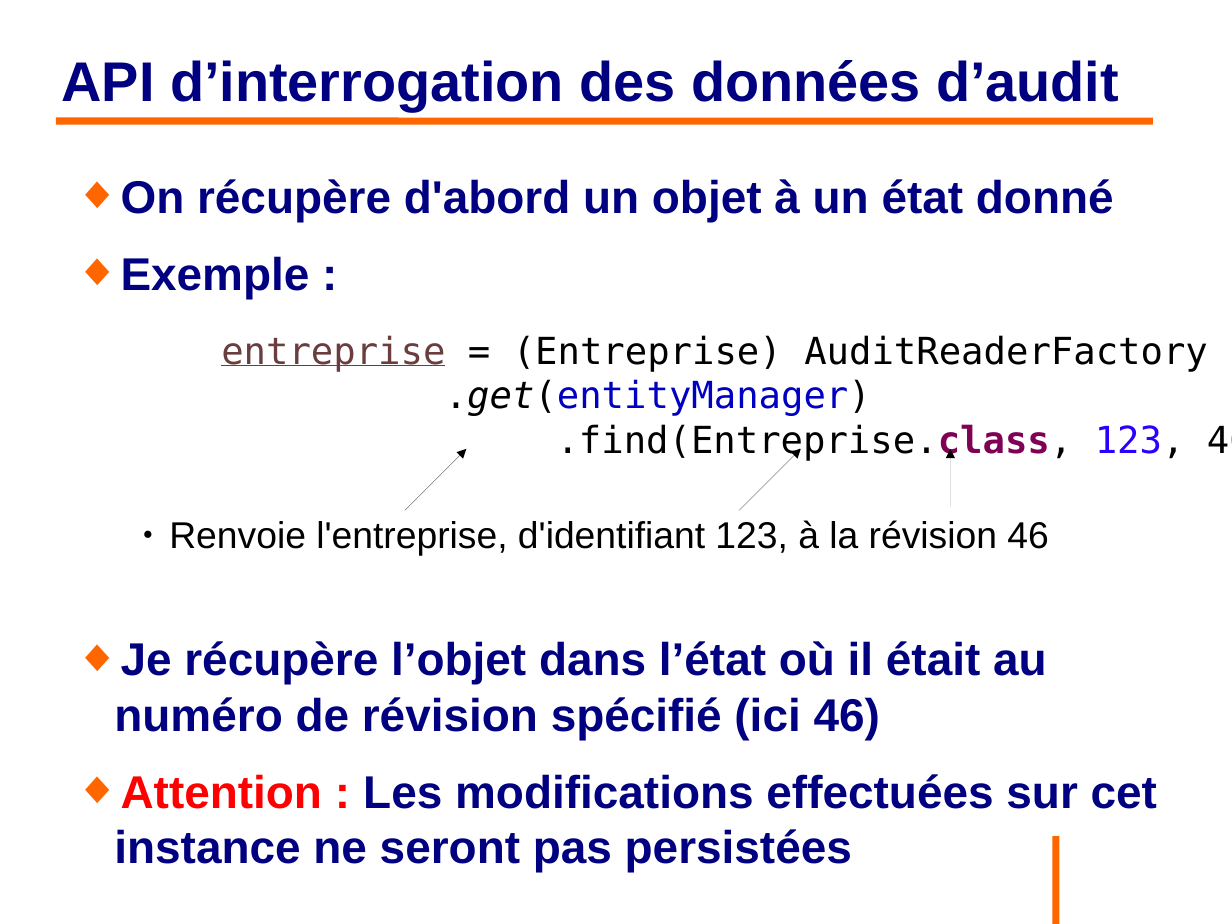
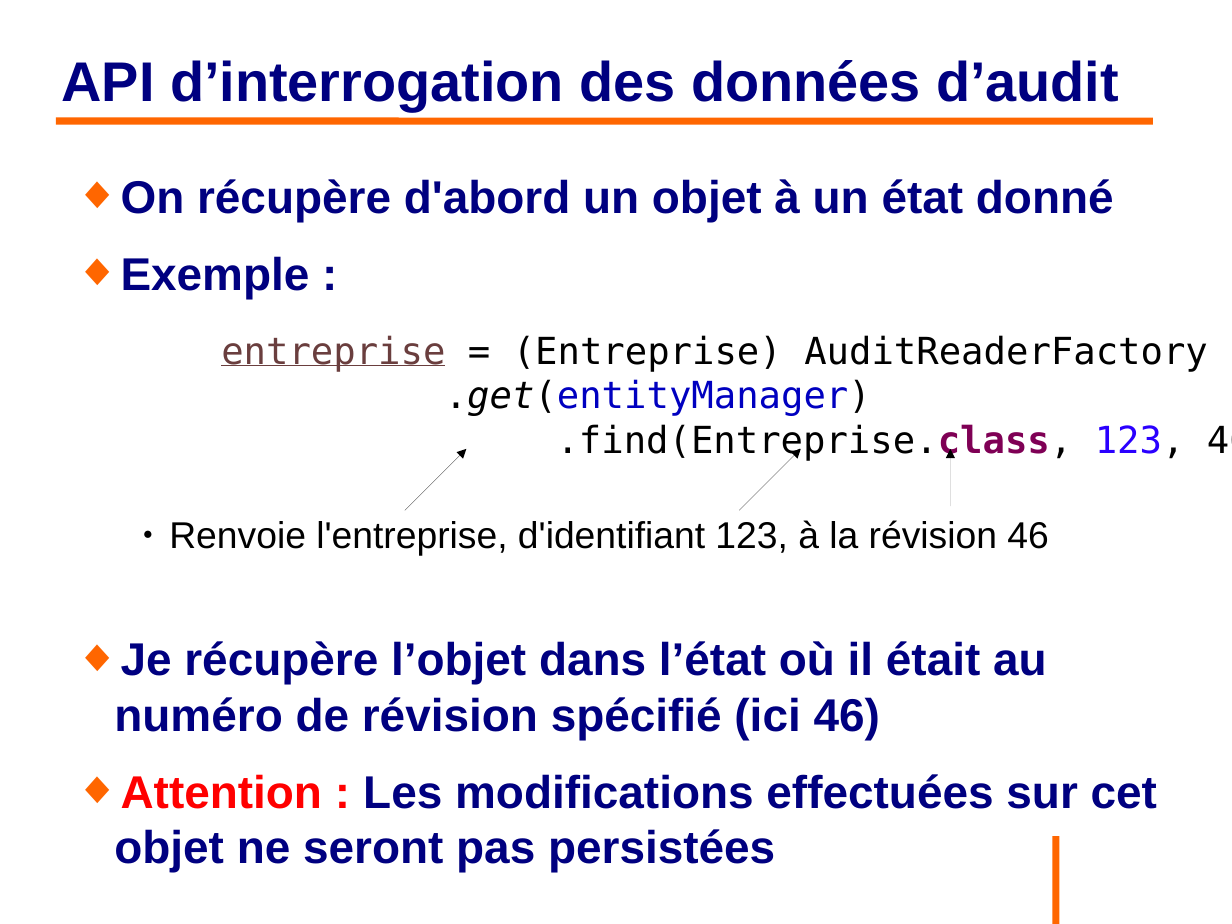
Before and after one commit to philphils/formation-hibernate-avancee, a slide deck: slide 139 of Documentation/diapo_formation_hibernate_avancee.odp. Drawn at 1232x924 pixels with LibreOffice and Linux fonts; fonts in the diff are those of the drawing; background and template pictures are left out. Boxes give left, top, right and bottom in pixels: in the first picture for what was removed or moved away, otherwise in the second. Text is boxed around its words. In the diff, an @@ line names an element or a change of style, - is before the commit and + after.

```diff
--- a/Documentation/diapo_formation_hibernate_avancee.odp
+++ b/Documentation/diapo_formation_hibernate_avancee.odp
@@ text at (114,774,1157,872): text changed @@
-◆ Attention : Les modifications effectuées sur cet instance ne seront pas persistées
+◆ Attention : Les modifications effectuées sur cet objet ne seront pas persistées
```
Also in this commit, not shown: 5 slides added.
